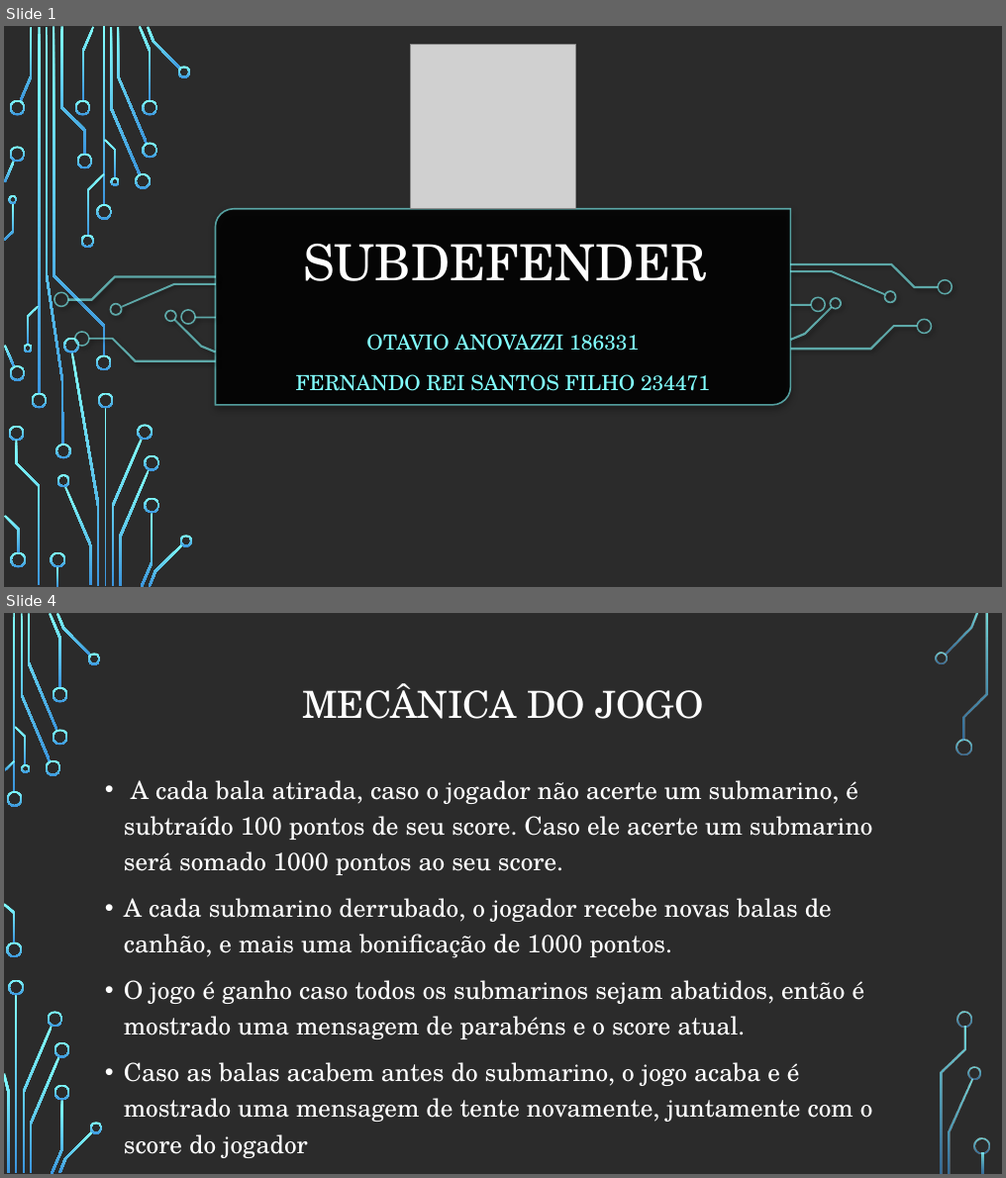
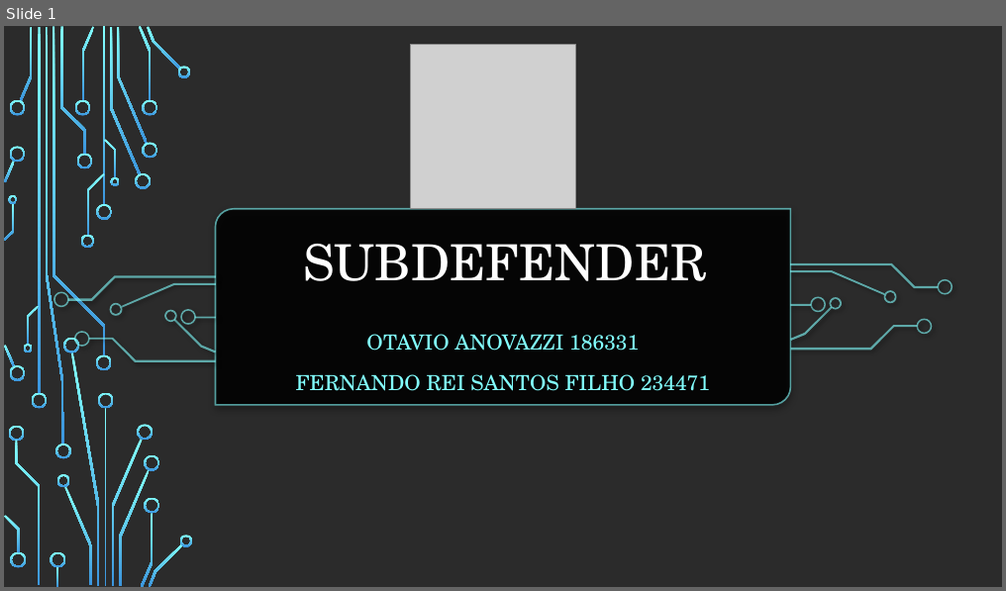
Before and after one commit to anovazzi1/SubDefender, a slide deck: assets/SUBDEFENDER.pptx. Shown one above the other, each under a label of ours: slides 1 and 4 before the commit, slide 1 after it; the slides between them are not shown. The pictures are 1006x1178 and 1006x591 pixels, drawn with LibreOffice and Linux fonts; fonts in the diff are those of the drawing; grey boxes stand for pictures; background and template pictures are left out; a plain dark background stands for a picture behind light text. Boxes give left, top, right and bottom in pixels: in the first picture for what was removed or moved away, otherwise in the second. Text is boxed around its words. In the diff, an @@ line names an element or a change of style, - is before the commit and + after.

Commit message:
Jogo Concluido

```diff
--- a/assets/SUBDEFENDER.pptx
+++ b/assets/SUBDEFENDER.pptx
@@ slide 4 removed at bbox=[4, 613, 1002, 1174], background picture (left out) @@
@@ title removed at bbox=[302, 683, 703, 719] @@
-MECÂNICA DO JOGO
@@ text removed at bbox=[124, 780, 873, 1158] @@
-• A cada bala atirada, caso o jogador não acerte um submarino, é subtraído 100 pontos de seu score. Caso ele acerte um submarino será somado 1000 pontos ao seu score.
-• A cada submarino derrubado, o jogador recebe novas balas de canhão, e mais uma bonificação de 1000 pontos.
-• O jogo é ganho caso todos os submarinos sejam abatidos, então é mostrado uma mensagem de parabéns e o score atual.
-• Caso as balas acabem antes do submarino, o jogo acaba e é mostrado uma mensagem de tente novamente, juntamente com o score do jogador
@@ group removed at bbox=[4, 613, 990, 1174]: 33 freeform shapes, 3 rectangles @@
```
Also in this commit, not shown: 1 slide changed, 4 slides added, 3 other slides removed, 22 other files.
